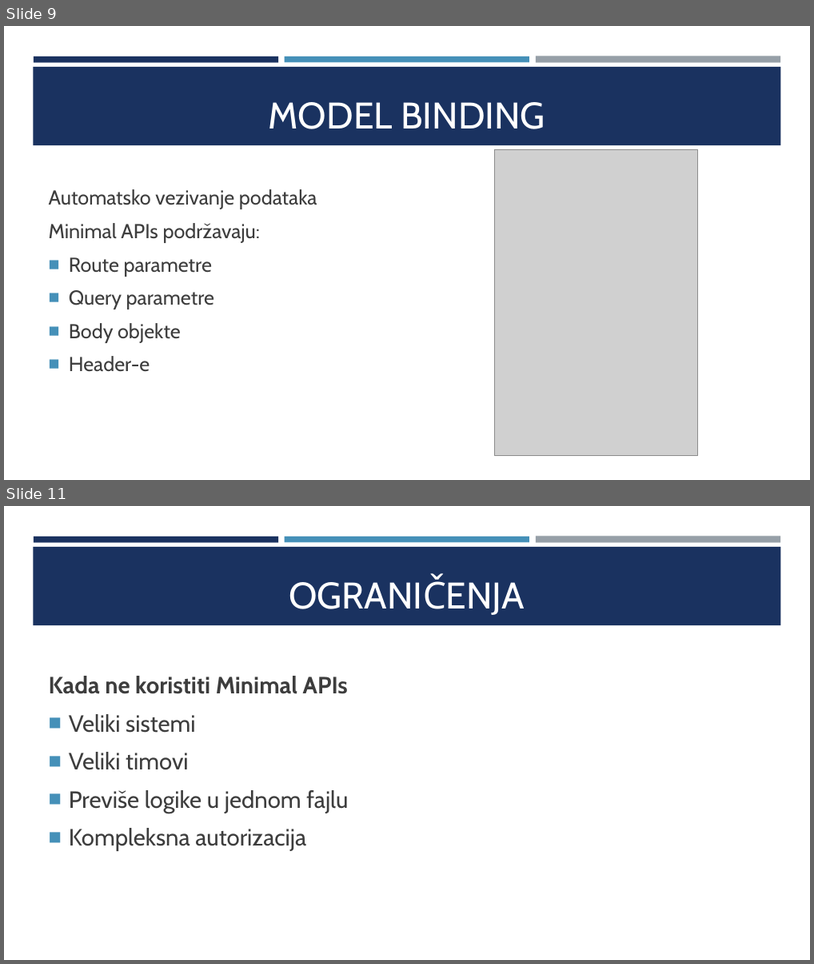
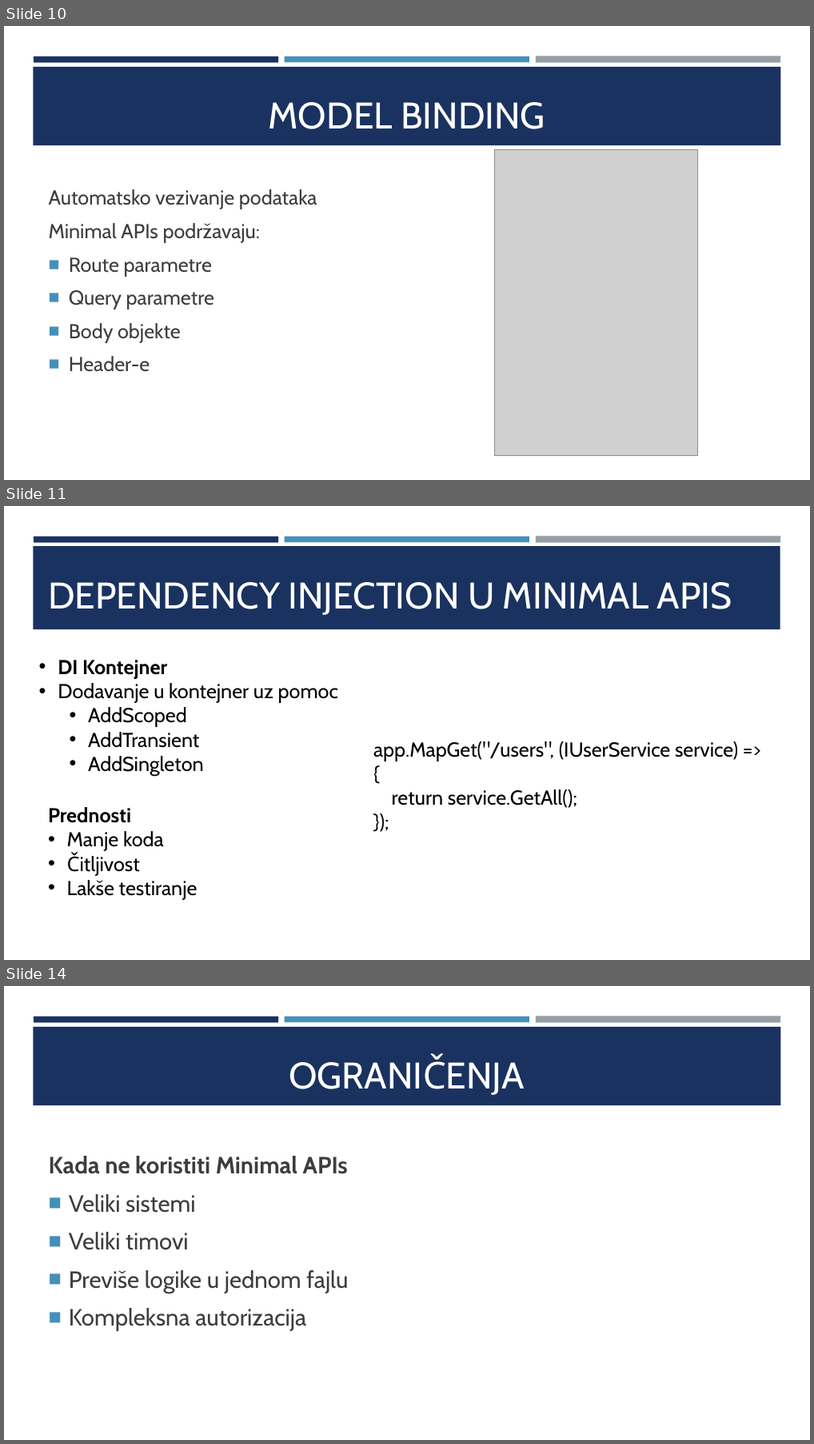
Before and after one commit to m1hajloc/Napredno-softversko-inzenjerstvo, a slide deck: Napredno Softversko Inzenjerstvo.pptx. Shown one above the other, each under a label of ours: slides 9 and 11 before the commit, slides 10, 11 and 14 after it; the slides between them are not shown. The pictures are 814x964 and 814x1444 pixels, drawn with LibreOffice and Linux fonts; fonts in the diff are those of the drawing; grey boxes stand for pictures. Boxes give left, top, right and bottom in pixels: in the first picture for what was removed or moved away, otherwise in the second. Text is boxed around its words. In the diff, an @@ line names an element or a change of style, - is before the commit and + after.

```diff
--- a/Napredno Softversko Inzenjerstvo.pptx
+++ b/Napredno Softversko Inzenjerstvo.pptx
@@ slide 11 added at bbox=[4, 506, 810, 960], background #FFFFFF; not listed: 3 template elements that a slide beside it also shows @@
@@ rectangle added at bbox=[33, 546, 781, 629], fill #1A3260 @@
@@ title added at bbox=[48, 582, 733, 615], 44 pt, text #FFFFFF @@
+DEPENDENCY INJECTION U MINIMAL APIS
@@ text added at bbox=[58, 660, 338, 776], 24 pt, text #000000 @@
+• DI Kontejner
+• Dodavanje u kontejner uz pomoc
+  • AddScoped
+  • AddTransient
+  • AddSingleton
@@ text added at bbox=[374, 741, 738, 808], 24 pt, text #000000 @@
+app.MapGet("/users", (IUserService service) =>
+{
+return service.GetAll();
+});
@@ text added at bbox=[48, 807, 198, 900], 24 pt, text #000000 @@
+Prednosti
+• Manje koda
+• Čitljivost
+• Lakše testiranje
@@ what was slide 9 is now slide 10 @@
@@ what was slide 11 is now slide 14 @@
```
Also in this commit, not shown: 5 slides changed, 3 other slides added, 1 slide removed.
